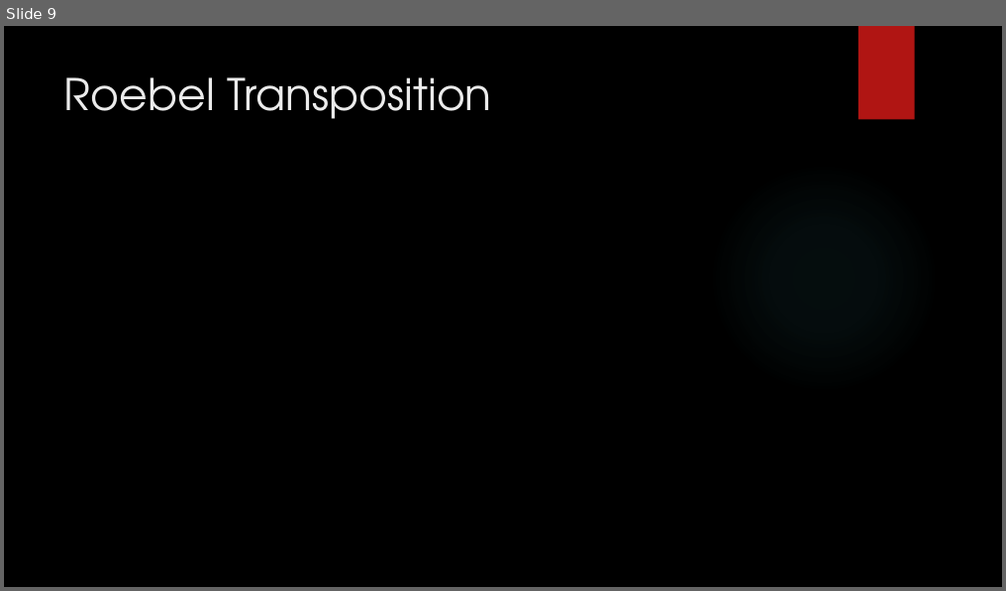
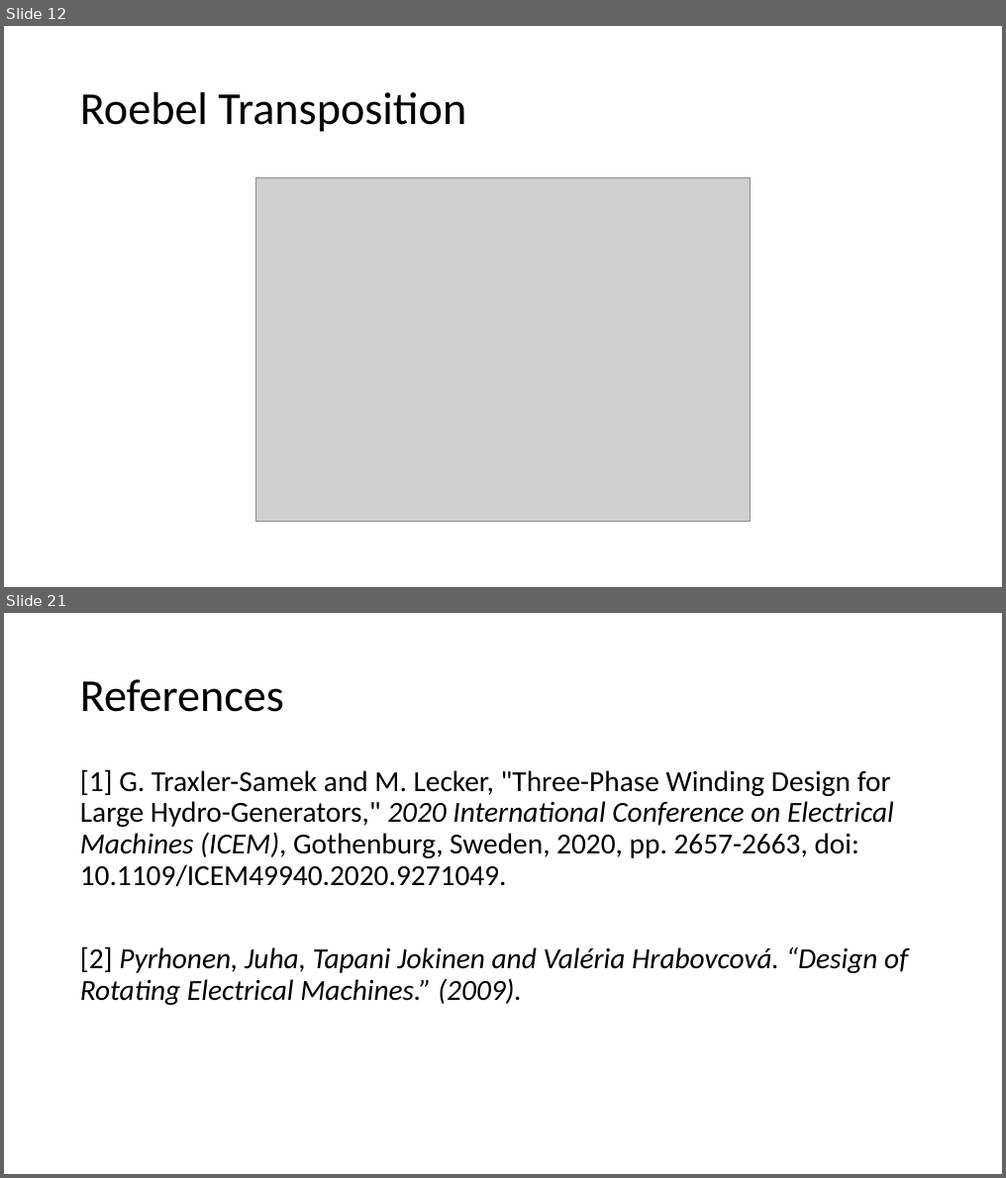
Before and after one commit to sametyakut/Studies, a slide deck: Presentations/Keysani_Sunum_Winding_Design_2023_03_08.pptx. Shown one above the other, each under a label of ours: slide 9 before the commit, slides 12 and 21 after it; the slides between them are not shown. The pictures are 1006x591 and 1006x1178 pixels, drawn with LibreOffice and Linux fonts; fonts in the diff are those of the drawing; grey boxes stand for pictures; background and template pictures are left out. Boxes give left, top, right and bottom in pixels: in the first picture for what was removed or moved away, otherwise in the second. Text is boxed around its words. In the diff, an @@ line names an element or a change of style, - is before the commit and + after.

```diff
--- a/Presentations/Keysani_Sunum_Winding_Design_2023_03_08.pptx
+++ b/Presentations/Keysani_Sunum_Winding_Design_2023_03_08.pptx
@@ slide 21 added at (x1=4, y1=613, x2=1002, y2=1174), background #FFFFFF @@
@@ title added at (x1=80, y1=679, x2=284, y2=712), 44 pt, text #000000 @@
+References
@@ text added at (x1=80, y1=769, x2=908, y2=1005), 28 pt, text #000000 @@
+[1] G. Traxler-Samek and M. Lecker, "Three-Phase Winding Design for Large Hydro-Generators," 2020 International Conference on Electrical Machines (ICEM), Gothenburg, Sweden, 2020, pp. 2657-2663, doi: 10.1109/ICEM49940.2020.9271049.
+[2] Pyrhonen, Juha, Tapani Jokinen and Valéria Hrabovcová. “Design of Rotating Electrical Machines.” (2009).
@@ what was slide 9 is now slide 12 @@
@@ slide 12 changed as well @@
@@ background picture (left out) to #FFFFFF @@
@@ rectangle removed at (x1=858, y1=26, x2=915, y2=120) @@
@@ title "Roebel Transposition" moved from (x1=64, y1=77, x2=492, y2=119) to (x1=80, y1=92, x2=466, y2=132) @@
@@ title "Roebel Transposition" at (x1=80, y1=92, x2=466, y2=132): size 42 to 44 pt, font TeX Gyre Adventor to Calibri, text colour #EBEBEB to #000000; line spacing 1 to 0.9; vertical alignment top to middle @@
@@ ellipse removed at (x1=709, y1=163, x2=939, y2=393) @@
@@ picture added at (x1=256, y1=178, x2=750, y2=522) @@
```
Also in this commit, not shown: 10 other slides changed, 9 other slides added, 1 slide removed.
